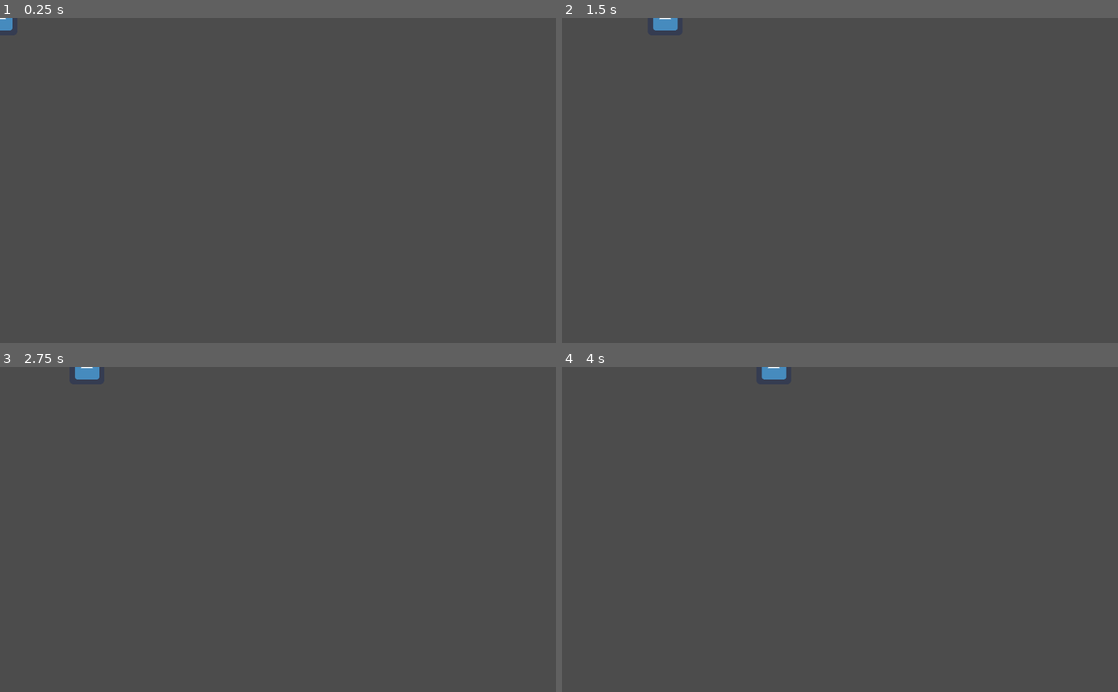
Above: before the commit, frames 1-4 (two rows, left to right).
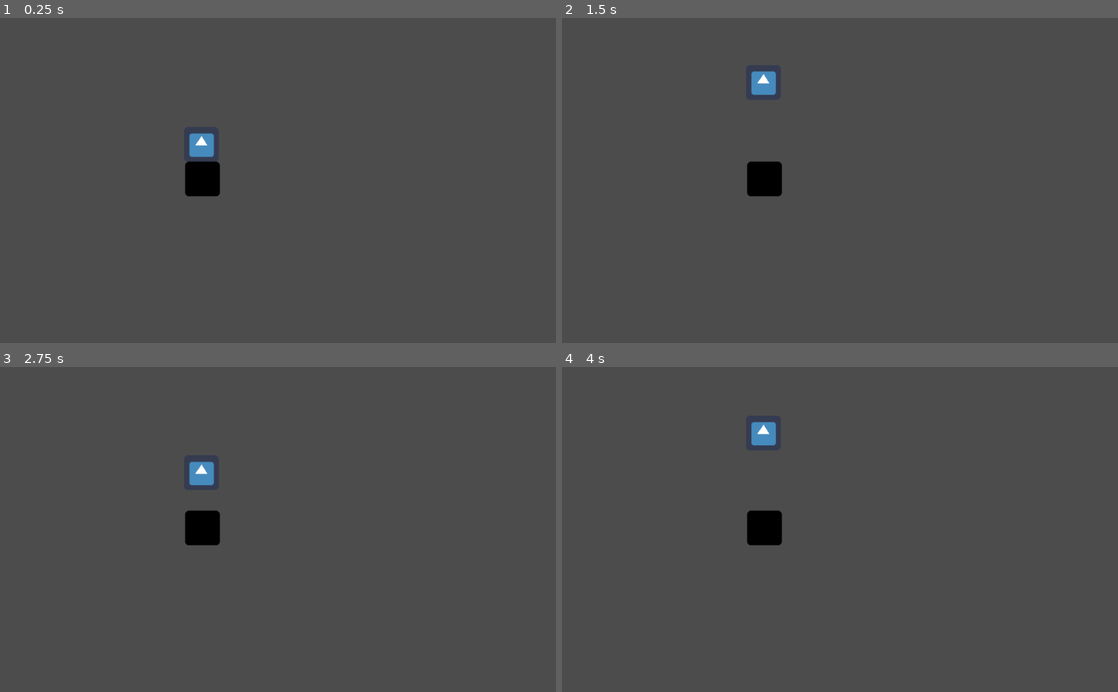
Above: after the commit, the same moments.

Repository: ullrichd21/Splat
Game: Godot game, scene res://Main.tscn
The game is run twice, just before and just after one commit, with the same random seed, the same clock (stepped at 60 frames per second) and the same inputs. The engine's default icon, where the game draws it, is replaced by a stand-in: a white triangle on a blue panel in a dark square.
Inputs:
- Up to frame 1 (0.25 s): no input
- Up to frame 2 (1.5 s): tap Enter at 0.5 s; hold Space 0.53-1.28 s; hold Right (ui_right) from 0.53 s (still down); tap Space at 1.35 s
- Up to frame 3 (2.75 s): tap Space at 1.52, 1.82 s; release Right (ui_right) at 2.03 s; hold Left (ui_left) from 2.03 s (still down); hold Space from 2.03 s (still down)
- Up to frame 4 (4 s): release Left (ui_left) at 2.78 s; release Space at 2.78 s; hold Right (ui_right) from 2.78 s (still down); tap Space at 2.85, 3.02, 3.32 s; hold Space from 3.53 s (still down)

The runs differ from the first frame. In frame 1, 1.1% of the frame differs, in the area x 0-40%, y 0-55%; in frame 2, 1.2%; in frame 3, 1.2%, in the area x 13-40%, y 0-55%; in frame 4, 1.2%.

Commit message:
Added ground and gravity

Diff:
--- /dev/null
+++ b/Floor.tscn
@@ -0,0 +1,17 @@
+[gd_scene load_steps=3 format=2]
+
+[ext_resource path="res://icon.png" type="Texture" id=1]
+
+[sub_resource type="RectangleShape2D" id=1]
+extents = Vector2( 32, 32 )
+
+[node name="Floor" type="Node2D"]
+
+[node name="StaticBody2D" type="StaticBody2D" parent="."]
+
+[node name="Sprite" type="Sprite" parent="StaticBody2D"]
+modulate = Color( 0, 0, 0, 1 )
+texture = ExtResource( 1 )
+
+[node name="CollisionShape2D" type="CollisionShape2D" parent="StaticBody2D"]
+shape = SubResource( 1 )
--- a/KinematicBody2D.gd
+++ b/KinematicBody2D.gd
@@ -1,21 +1,43 @@
 extends KinematicBody2D
 
-export (int) var speed = 200
+var motion = Vector2()
+var grav = 30
+var jmp = -600
+var mSpd = 400
+var jmpNum = 0
+const jmpMax = 2
+const UP = Vector2(0, -1)
 
-var velocity = Vector2()
-
-func get_input():
-    velocity = Vector2()
-    if Input.is_action_pressed('ui_right'):
-        velocity.x += 1
-    if Input.is_action_pressed('ui_left'):
-        velocity.x -= 1
-    if Input.is_action_pressed('ui_down'):
-        velocity.y += 1
-    if Input.is_action_pressed('ui_up'):
-        velocity.y -= 1
-    velocity = velocity.normalized() * speed
 
 func _physics_process(delta):
-    get_input()
-    velocity = move_and_slide(velocity)
+	if Input.is_key_pressed(KEY_D) && !Input.is_key_pressed(KEY_A):
+		motion.x = mSpd
+		#$AnimatedSprite.flip_h = false
+		#$AnimatedSprite.play("Run")
+	elif Input.is_key_pressed(KEY_A) && !Input.is_key_pressed(KEY_D):
+		motion.x = -mSpd
+		#$AnimatedSprite.flip_h = true
+		#$AnimatedSprite.play("Run")
+	else:
+		motion.x = 0
+		#$AnimatedSprite.play("Idle")
+
+	if Input.is_key_pressed(KEY_SPACE) && is_on_floor():
+		motion.y = jmp
+		jmpNum += 1
+	elif Input.is_key_pressed(KEY_SPACE) && !is_on_floor() && jmpNum < jmpMax:
+		motion.y = jmp
+		jmpNum += 1
+
+	#if !is_on_floor() && motion.y > 0:
+		#$AnimatedSprite.play("Rise")
+	#elif !is_on_floor() && motion.y <= 0:
+		#$AnimatedSprite.play("Fall")
+
+	if !is_on_floor():
+		motion.y += grav
+	else:
+		jmpNum = 0
+
+	move_and_slide(motion, UP)
+	pass
--- a/Main.tscn
+++ b/Main.tscn
@@ -1,7 +1,12 @@
-[gd_scene load_steps=2 format=2]
+[gd_scene load_steps=3 format=2]
 
 [ext_resource path="res://Player.tscn" type="PackedScene" id=1]
+[ext_resource path="res://Floor.tscn" type="PackedScene" id=2]
 
 [node name="Main" type="Node2D"]
 
 [node name="Player" parent="." instance=ExtResource( 1 )]
+position = Vector2( 370.777, 206.26 )
+
+[node name="Floor" parent="." instance=ExtResource( 2 )]
+position = Vector2( 372.908, 297.325 )
--- a/Player.tscn
+++ b/Player.tscn
@@ -7,6 +7,7 @@
 extents = Vector2( 32, 32 )
 
 [node name="Player" type="Node2D"]
+editor/display_folded = true
 
 [node name="KinematicBody2D" type="KinematicBody2D" parent="."]
 script = ExtResource( 1 )
